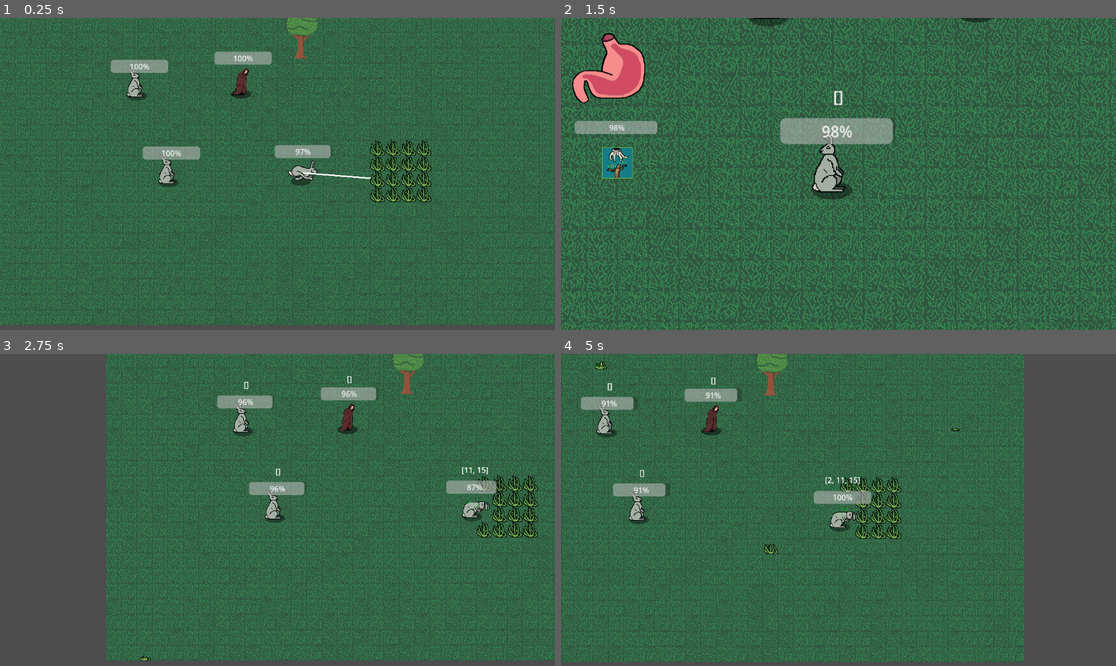
Above: before the commit, frames 1-4 (two rows, left to right).
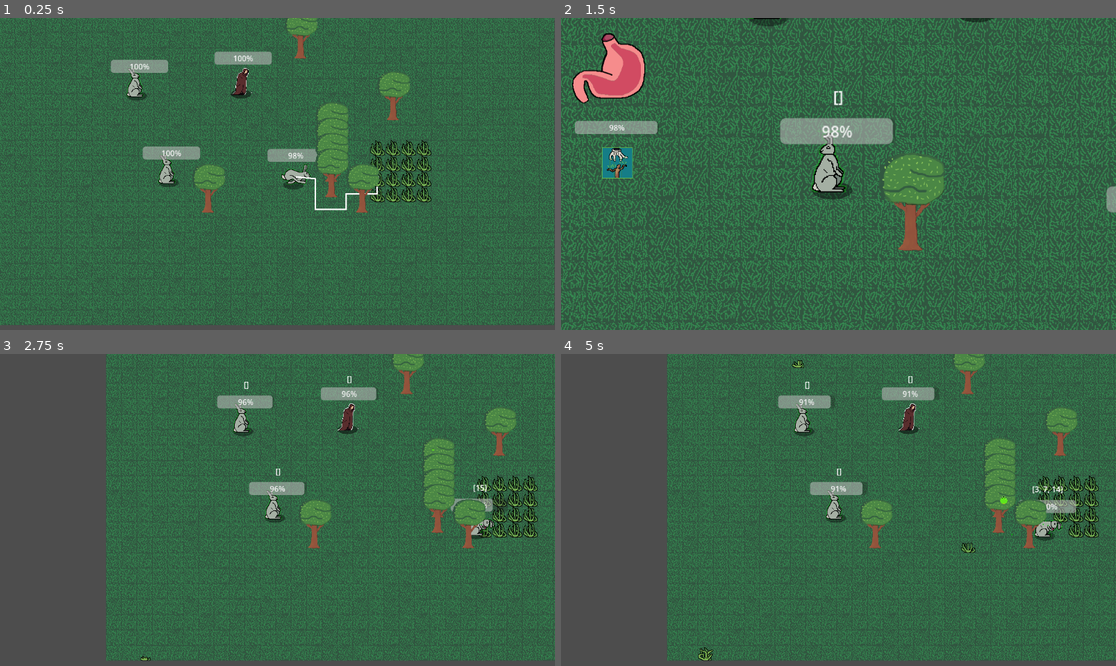
Above: after the commit, the same moments.

Repository: rundoom/Upraiser
Game: Godot game, scene res://creature/grass_test.tscn
The game is run twice, just before and just after one commit, with the same random seed, the same clock (stepped at 60 frames per second) and the same inputs.
Inputs (mouse positions are in pixels of both pictures, inside the frame that each line leads up to):
- Up to frame 1 (0.25 s): no input
- Up to frame 2 (1.5 s): move the mouse to (733, 174) at 0.52 s; press the mouse at (733, 174) at 0.53 s; release the mouse at (733, 174) at 1.25 s; click (616, 161) at 1.25 s
- Up to frame 3 (2.75 s): move the mouse to (166, 525) at 2.02 s; right-click (166, 525) at 2.1 s
- Up to frame 4 (5 s): move the mouse to (1038, 510) at 2.77 s; press the mouse at (1038, 510) at 2.78 s; release the mouse at (1038, 510) at 3.5 s; click (616, 497) at 3.52 s; move the mouse to (810, 572) at 4.27 s; right-click (810, 572) at 4.35 s

The runs differ from the first frame. In frame 1, 2.9% of the frame differs, in the area x 22-74%, y 16-63%; in frame 2, 1.7%; in frame 3, 2.9%; in frame 4, 59%, in the area x 0-100%, y 0-99%.

Commit message:
Fixed navigation init

Diff:
--- a/creature/grass_test.tscn
+++ b/creature/grass_test.tscn
@@ -6,7 +6,7 @@
 [ext_resource type="PackedScene" uid="uid://8jif2hfscjrg" path="res://creature/rabbit.tscn" id="3_nh7pq"]
 
 [node name="WorldBase" instance=ExtResource("1_mtl36")]
-layer_1/tile_data = PackedInt32Array(131091, 3, 131072)
+layer_1/tile_data = PackedInt32Array(131091, 3, 131072, 786455, 3, 131072, 393241, 3, 131072, 786445, 3, 131072, 524309, 3, 131072, 589845, 3, 131072, 655381, 3, 131072, 720917, 3, 131072)
 layer_2/tile_data = PackedInt32Array(589848, 4, 0, 655384, 4, 0, 720920, 4, 0, 720921, 4, 0, 720922, 4, 0, 655386, 4, 0, 589850, 4, 0, 589849, 4, 0, 655385, 4, 0, 524312, 4, 0, 524313, 4, 0, 524314, 4, 0, 524315, 4, 0, 589851, 4, 0, 655387, 4, 0, 720923, 4, 0)
 
 [node name="Rabbit" parent="." index="3" instance=ExtResource("3_nh7pq")]
@@ -25,5 +25,3 @@
 
 [node name="Marker2D" type="Marker2D" parent="." index="7"]
 position = Vector2(512.5, 352.5)
-
-[connection signal="ready" from="Tree" to="Tree" method="toggle_obstacle" flags=18]
--- a/creature/npc/npc.gd
+++ b/creature/npc/npc.gd
@@ -259,3 +259,9 @@
 
 func _is_group_intersects(food_groups: Array[StringName]):
 	return food_groups.any(func(it): return allowed_food.has(it))
+
+
+func sync_navigation() -> void:
+	if !world.is_nav_ready:
+		process_mode = Node.PROCESS_MODE_DISABLED
+		world.nav_ready.connect(func(): process_mode = Node.PROCESS_MODE_INHERIT)
--- a/creature/npc/npc.tscn
+++ b/creature/npc/npc.tscn
@@ -1,11 +1,22 @@
-[gd_scene load_steps=14 format=3 uid="uid://cqwsdxnbwchf4"]
+[gd_scene load_steps=16 format=3 uid="uid://cqwsdxnbwchf4"]
 
 [ext_resource type="Script" path="res://creature/npc/npc.gd" id="1_im2i3"]
 [ext_resource type="Shape2D" uid="uid://c4055xcr2dnjy" path="res://creature/npc/detector_shape.tres" id="2_m1ka3"]
 [ext_resource type="Texture2D" uid="uid://cncuw7neav4lr" path="res://general/tilemap.png" id="2_xr4ky"]
+[ext_resource type="Shader" path="res://creature/npc/under_cursor.gdshader" id="3_mqs8u"]
 
 [sub_resource type="CircleShape2D" id="CircleShape2D_ahl13"]
 radius = 14.0
+
+[sub_resource type="ShaderMaterial" id="ShaderMaterial_xjjiu"]
+resource_local_to_scene = true
+shader = ExtResource("3_mqs8u")
+shader_parameter/rainbow = false
+shader_parameter/line_color = Color(1, 1, 1, 1)
+shader_parameter/line_scale = 1.2
+shader_parameter/frequency = 0.5
+shader_parameter/light_offset = 0.5
+shader_parameter/alpha = 1.0
 
 [sub_resource type="AtlasTexture" id="AtlasTexture_q5tc4"]
 atlas = ExtResource("2_xr4ky")
@@ -83,9 +94,12 @@
 
 [node name="AnimatedSprite2D" type="AnimatedSprite2D" parent="Rotator"]
 texture_filter = 1
+material = SubResource("ShaderMaterial_xjjiu")
 position = Vector2(0, -1)
 sprite_frames = SubResource("SpriteFrames_d8fct")
 animation = &"idle"
+frame = 1
+frame_progress = 0.434507
 
 [node name="FoodParticles" type="GPUParticles2D" parent="Rotator"]
 emitting = false
@@ -118,4 +132,5 @@
 
 [connection signal="mouse_entered" from="." to="." method="_on_mouse_entered"]
 [connection signal="mouse_exited" from="." to="." method="_on_mouse_exited"]
+[connection signal="ready" from="." to="." method="sync_navigation"]
 [connection signal="body_entered" from="Picker" to="." method="_on_picker_body_entered"]
--- /dev/null
+++ b/creature/npc/under_cursor.gdshader
@@ -0,0 +1,35 @@
+shader_type canvas_item;
+
+uniform bool rainbow  = false; //Activate the rainbow or select you color
+uniform vec4 line_color : source_color = vec4(1.0, 1.0, 1.0, 1.0);//color line
+uniform float line_scale : hint_range(0, 20) = 1.2;    // thickness of the line
+uniform float frequency : hint_range(0.0, 2.0) = 0.5;  // frequency of the rainbow
+uniform float light_offset : hint_range(0.00001, 1.0) = 0.5;   // this offsets all color channels;
+uniform float alpha : hint_range(0.0, 1.0) = 1.0;
+
+void fragment() {
+	vec2 size = TEXTURE_PIXEL_SIZE * line_scale;
+
+	float outline = texture(TEXTURE, UV + vec2(-size.x, 0)).a;
+	outline += texture(TEXTURE, UV + vec2(0, size.y)).a;
+	outline += texture(TEXTURE, UV + vec2(size.x, 0)).a;
+	outline += texture(TEXTURE, UV + vec2(0, -size.y)).a;
+	outline += texture(TEXTURE, UV + vec2(-size.x, size.y)).a;
+	outline += texture(TEXTURE, UV + vec2(size.x, size.y)).a;
+	outline += texture(TEXTURE, UV + vec2(-size.x, -size.y)).a;
+	outline += texture(TEXTURE, UV + vec2(size.x, -size.y)).a;
+	outline = min(outline, 1.0);
+
+	vec4 animated_line_color = vec4(light_offset + sin(2.0*3.14*frequency*TIME),
+							   light_offset + sin(2.0*3.14*frequency*TIME + radians(120.0)),
+							   light_offset + sin(2.0*3.14*frequency*TIME + radians(240.0)),
+							   alpha);
+
+	vec4 color = texture(TEXTURE, UV);
+	if (rainbow == true){//if rainbow is activated
+		COLOR = mix(color, animated_line_color, outline - color.a);
+	}
+	if (rainbow == false){//if rainbow not is activated and you pick a color
+		COLOR = mix(color, line_color , outline - color.a);
+	}
+}
--- a/creature/rabbit.tscn
+++ b/creature/rabbit.tscn
@@ -1,9 +1,20 @@
-[gd_scene load_steps=15 format=3 uid="uid://8jif2hfscjrg"]
+[gd_scene load_steps=17 format=3 uid="uid://8jif2hfscjrg"]
 
 [ext_resource type="PackedScene" uid="uid://cqwsdxnbwchf4" path="res://creature/npc/npc.tscn" id="1_kuli1"]
 [ext_resource type="Texture2D" uid="uid://bkfh7c6es6kqu" path="res://creature/npc/заяц(почти готов).png" id="2_mywt6"]
 [ext_resource type="Script" path="res://creature/rabbit.gd" id="2_uebtf"]
 [ext_resource type="Texture2D" uid="uid://xkmthc0r841w" path="res://creature/npc/14.png" id="3_kvnr4"]
+[ext_resource type="Shader" path="res://creature/npc/under_cursor.gdshader" id="4_el41s"]
+
+[sub_resource type="ShaderMaterial" id="ShaderMaterial_0ap1j"]
+resource_local_to_scene = true
+shader = ExtResource("4_el41s")
+shader_parameter/rainbow = false
+shader_parameter/line_color = Color(0, 1, 0, 0.282353)
+shader_parameter/line_scale = 1.2
+shader_parameter/frequency = 0.5
+shader_parameter/light_offset = 0.5
+shader_parameter/alpha = 1.0
 
 [sub_resource type="AtlasTexture" id="AtlasTexture_llf6d"]
 atlas = ExtResource("2_mywt6")
@@ -107,8 +118,11 @@
 texture = ExtResource("3_kvnr4")
 
 [node name="AnimatedSprite2D" parent="Rotator" index="1"]
+material = SubResource("ShaderMaterial_0ap1j")
 position = Vector2(0, -13)
 sprite_frames = SubResource("SpriteFrames_l6sil")
+frame = 0
+frame_progress = 0.0
 
 [node name="FoodParticles" parent="Rotator" index="2"]
 amount = 16
--- a/loot/fruit.tscn
+++ b/loot/fruit.tscn
@@ -234,7 +234,6 @@
 item_name = "Apple"
 
 [node name="CollisionShape2D" parent="." index="0"]
-visible = false
 disabled = true
 
 [node name="Sprite2D" parent="." index="1"]
--- a/world/trees/tree.gd
+++ b/world/trees/tree.gd
@@ -2,15 +2,14 @@
 
 
 @onready var space_state := get_world_2d().direct_space_state
-@onready var renderer := RenderingServer
 @onready var world := get_tree().get_first_node_in_group("world") as WorldGame
 @export var FruitSc: PackedScene
 @onready var fruit_pointer: PathFollow2D = $FruitPlaces/PathFollow2D
 
 
 func toggle_obstacle() -> void:
-	await renderer.frame_post_draw
-	world.create_obstacle.bind($HitBox.shape, $HitBox.global_transform).call_deferred()
+	await RenderingServer.frame_post_draw
+	world.create_obstacle($HitBox.shape, $HitBox.global_transform)
 
 
 func spawn_fruit() -> void:
--- a/world/world.gd
+++ b/world/world.gd
@@ -8,6 +8,12 @@
 var materialized_scenes := {}
 var ground_cells : Array[Vector2i] = []
 
+var is_nav_ready := false
+signal nav_ready
+
+signal obstacle_created
+
+var obstacle_count := 0
 
 class TileType:
 	const EMPTY_CELL = Vector2i(-1, -1)
@@ -70,8 +76,10 @@
 	collision.transform = transform
 	collision.collision_mask = 8
 	var collisions := space_state.collide_shape(collision, 64)
+
 	for coll in collisions:
 		astar.set_point_disabled(cells_map[local_to_map(coll)])
+		obstacle_created.emit()
 
 
 func get_point_path(from: Vector2, to: Vector2) -> Array[Vector2]:
@@ -163,3 +171,8 @@
 	var ray = PhysicsRayQueryParameters2D.create(map_to_local(visitor), map_to_local(from), 1, excludes)
 	var intersect = space_state.intersect_ray(ray)
 	return true if intersect.is_empty() else false
+
+
+func check_navigation() -> void:
+	obstacle_count += 1
+	if obstacle_count >= get_used_cells(1).size(): nav_ready.emit()
--- a/world/world.tscn
+++ b/world/world.tscn
@@ -184,4 +184,5 @@
 
 [node name="MovePointer" type="Marker2D" parent="." groups=["move_pointer"]]
 
+[connection signal="obstacle_created" from="." to="." method="check_navigation"]
 [connection signal="ready" from="." to="." method="create_pathfinding_points"]
